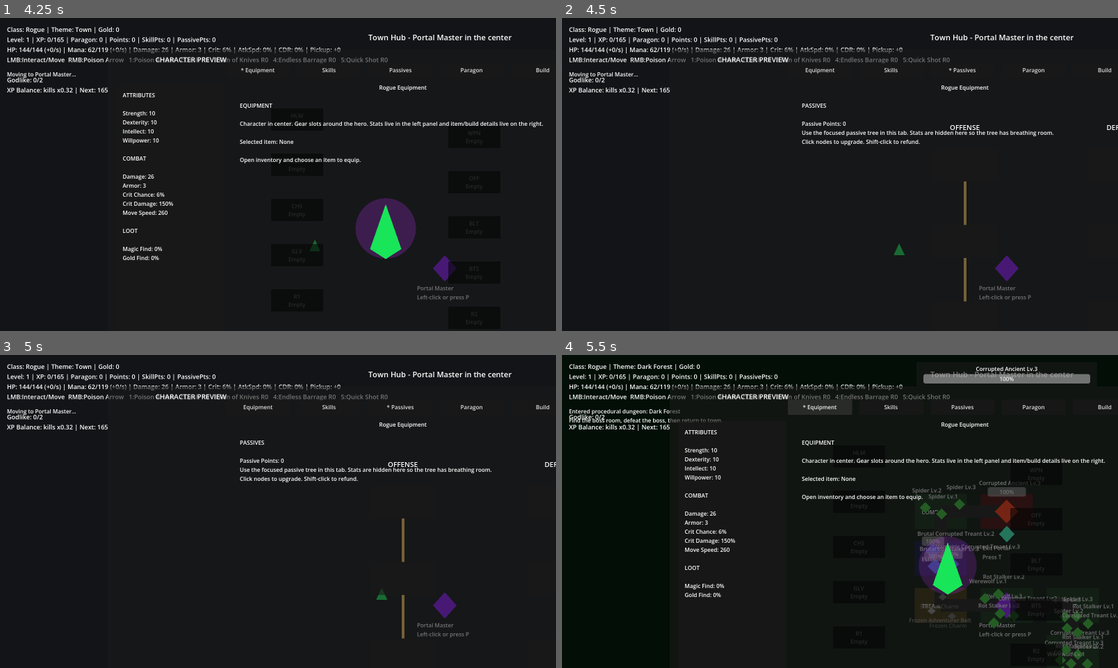
Above: before the commit, frames 1-4 (two rows, left to right).
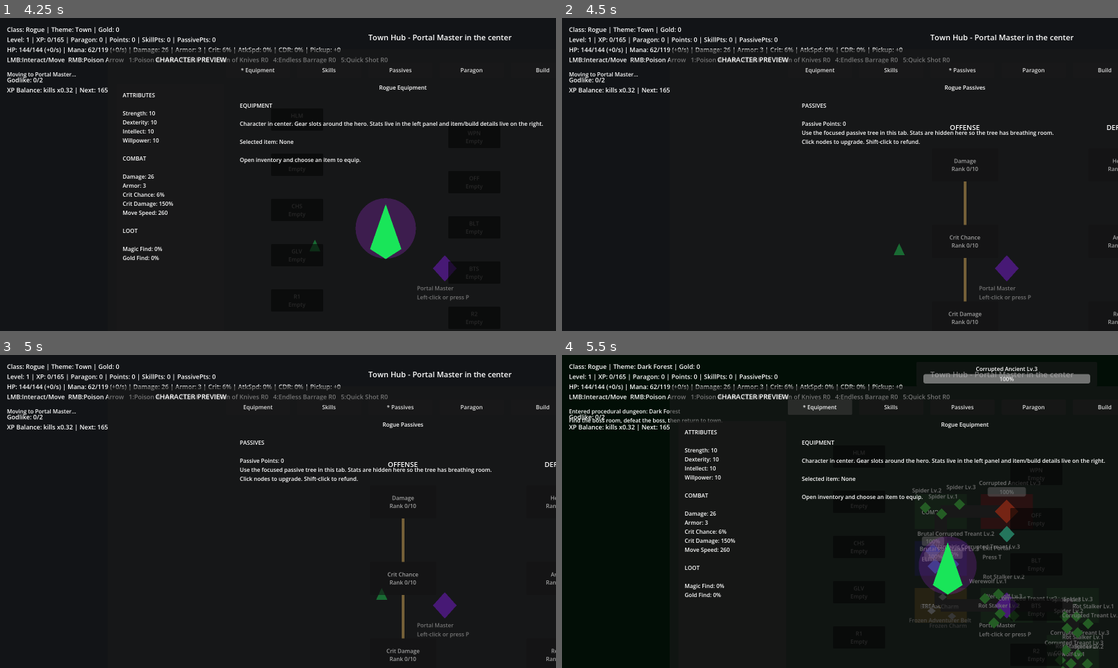
Above: after the commit, the same moments.

Repository: timjohan93-cyber/Eternal-Realms
Game: Godot game, scene res://scenes/Main.tscn
Two runs of this game, one before a commit and one after it. Both use one fixed random seed, a clock stepped at 60 frames per second and the inputs below.
Inputs (mouse positions are in pixels of both pictures, inside the frame that each line leads up to):
- Up to frame 1 (4.25 s): tap P at 0.5, 0.6, 1.25, 2, 2.75, 3.5 s; move the mouse to (400, 158) at 0.52 s; hold D 0.53-1.28 s; click (400, 158) at 0.67 s; move the mouse to (166, 190) at 1.27 s; hold S 1.28-2.03 s; tap T at 1.35 s; click (166, 190) at 1.42 s; move the mouse to (333, 105) at 2.02 s; hold D 2.03-2.78 s; tap C at 2.1 s; click (333, 105) at 2.17 s; move the mouse to (250, 237) at 2.77 s; hold W 2.78-3.53 s; tap I at 2.85 s; click (250, 237) at 2.92 s; move the mouse to (444, 221) at 3.52 s; hold A from 3.53 s (still down); tap K at 3.6 s; click (444, 221) at 3.67 s
- Up to frame 2 (4.5 s): release A at 4.25 s; click "Passives" at 4.25 s
- Up to frame 3 (5 s): no input
- Up to frame 4 (5.5 s): click "Equipment" at 5 s

Frame 1 is identical in both runs. In frame 2, 0.4% of the frame differs, in the area x 68-100%, y 21-98%; in frame 3, 0.4%; in frame 4, nothing differs.

Commit message:
Refine V78 passive tab labels

Diff:
--- a/scripts/MainV78.gd
+++ b/scripts/MainV78.gd
@@ -149,9 +149,10 @@
 	super.update_character_ui()
 	apply_v78_reference_layout()
 	apply_v78_tab_visibility()
+	update_v78_focused_passives()
 	update_v78_paragon_board()
 	if character_preview_label != null:
-		character_preview_label.text = current_class + " Equipment"
+		character_preview_label.text = current_class + " " + character_tab
 	if v78_equipment_hint != null:
 		v78_equipment_hint.text = "Select inventory item, then click an equipment slot. Click equipped slot with no selected item to unequip."
 
@@ -265,3 +266,34 @@
 		btn.disabled = not unlocked
 		btn.modulate = Color(1.0, 0.82, 0.35, 1.0) if unlocked else Color(0.45, 0.45, 0.45, 1.0)
 		btn.text = key + ("\nUnlocked" if unlocked else "\nLocked")
+
+func update_v78_focused_passives() -> void:
+	if not (character_open and character_tab == "Passives"):
+		return
+
+	var node_to_rank := {
+		"Damage": "Damage Training",
+		"Crit Chance": "Crit Training",
+		"Crit Damage": "Crit Training",
+		"Health": "Armor Training",
+		"Armor": "Armor Training",
+		"Regen": "Cooldown Training",
+		"Move Speed": "Movement Training",
+		"Gold Find": "Movement Training",
+		"Magic Find": "Cooldown Training"
+	}
+
+	for key in v77a_passive_nodes.keys():
+		var node = v77a_passive_nodes[key]
+		if not is_instance_valid(node):
+			continue
+		if str(key).ends_with("_header"):
+			node.visible = true
+			continue
+		if node is Button:
+			var btn: Button = node
+			var rank_key: String = str(node_to_rank.get(key, ""))
+			var rank := int(passive_ranks.get(rank_key, 0)) if rank_key != "" else 0
+			btn.text = str(key) + "\nRank " + str(rank) + "/10"
+			btn.tooltip_text = "Mapped to " + rank_key if rank_key != "" else "Passive preview node"
+			btn.modulate = Color(1.0, 0.88, 0.45, 1.0) if rank > 0 else Color(0.72, 0.72, 0.72, 1.0)
